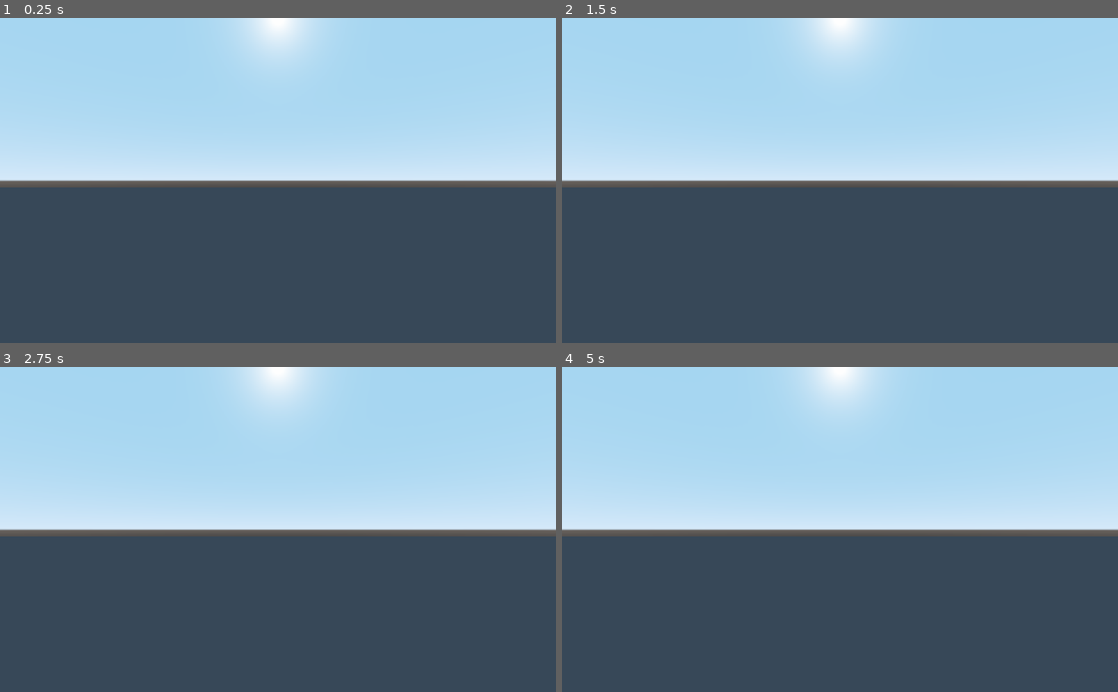
Above: before the commit, frames 1-4 (two rows, left to right).
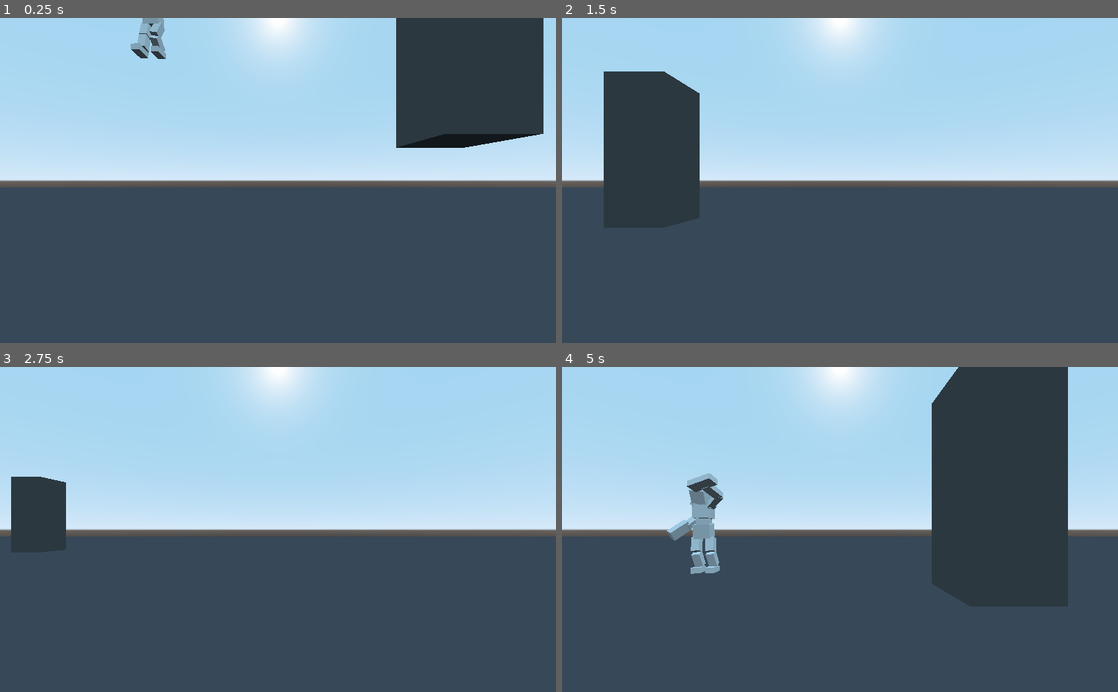
Above: after the commit, the same moments.

Repository: Schonn/GodotActiveRagdoll
Game: Godot game, scene res://Environments/BaseWorld.tscn
Same seed, same stepped clock (60 frames per second), same inputs: the game is played once before the commit and once after it.
Inputs (mouse positions are in pixels of both pictures, inside the frame that each line leads up to):
- Up to frame 1 (0.25 s): no input
- Up to frame 2 (1.5 s): move the mouse to (962, 164) at 0.52 s; hold D (gred_straferight) 0.53-1.28 s; hold Right mouse button (gred_playerpickup) 0.53-1.28 s; move the mouse to (728, 196) at 1.27 s; hold S (gred_backwards) from 1.28 s (still down); click (728, 196) at 1.35 s
- Up to frame 3 (2.75 s): move the mouse to (333, 458) at 2.02 s; release S (gred_backwards) at 2.03 s; hold D (gred_straferight) from 2.03 s (still down); hold Right mouse button (gred_playerpickup) from 2.03 s (still down)
- Up to frame 4 (5 s): move the mouse to (812, 594) at 2.77 s; release D (gred_straferight) at 2.78 s; release Right mouse button (gred_playerpickup) at 2.78 s; hold W (gred_forwards) 2.78-3.53 s; click (812, 594) at 2.85 s; tap Enter at 3.5 s; move the mouse to (1006, 578) at 3.52 s; hold Right mouse button (gred_playerpickup) 3.53-4.28 s; hold A (gred_strafeleft) from 3.53 s (still down); move the mouse to (673, 480) at 4.27 s; click (673, 480) at 4.35 s

The runs differ from the first frame. In frame 1, 11% of the frame differs, in the area x 23-98%, y 0-40%; in frame 2, 7.3%; in frame 3, 2.0%; in frame 4, 18%, in the area x 18-91%, y 0-74%.
Error in both runs: Invalid call to function 'project_position' in base 'Camera'. Expected 2 arguments. (res://Objects/Characters/Player/Player.gd:37)

Commit message:
updated scene for better demo

Diff:
--- a/charactersim/Environments/BaseWorld.tscn
+++ b/charactersim/Environments/BaseWorld.tscn
@@ -1,10 +1,11 @@
-[gd_scene load_steps=11 format=2]
+[gd_scene load_steps=12 format=2]
 
 [ext_resource path="res://Environments/BaseWorld.gd" type="Script" id=1]
 [ext_resource path="res://Objects/Characters/Player/Player.tscn" type="PackedScene" id=2]
 [ext_resource path="res://Objects/Props/Abacus/Abacus.tscn" type="PackedScene" id=3]
 [ext_resource path="res://Objects/Characters/BaseCharacter/baseCharacter.tscn" type="PackedScene" id=4]
 [ext_resource path="res://Objects/Props/baseTarget.tscn" type="PackedScene" id=5]
+[ext_resource path="res://Objects/Props/SimplePillar.tscn" type="PackedScene" id=6]
 
 [sub_resource type="BoxShape" id=1]
 
@@ -74,4 +75,16 @@
 transform = Transform( 1, 0, 0, 0, 1, 0, 0, 0, 1, -13.8393, 16.6588, 15.3776 )
 
 [node name="baseTarget" parent="." instance=ExtResource( 5 )]
-transform = Transform( 1, 0, 0, 0, 1, 0, 0, 0, 1, -13.4298, 7.60129, 5.82101 )
+transform = Transform( 1, 0, 0, 0, 1, 0, 0, 0, 1, -36.4542, 7.55676, -5.54499 )
+
+[node name="baseTarget2" parent="." instance=ExtResource( 5 )]
+transform = Transform( 1, 0, 0, 0, 1, 0, 0, 0, 1, 9.31166, 7.63383, 10.7394 )
+
+[node name="BaseCharacter2" parent="." instance=ExtResource( 4 )]
+transform = Transform( 1, 0, 0, 0, 1, 0, 0, 0, 1, -11.4168, 18.6089, -7.0299 )
+
+[node name="SimplePillar" parent="." instance=ExtResource( 6 )]
+transform = Transform( 1, 0, 0, 0, 1, 0, 0, 0, 1, 6.70046, 11.5437, -1.2653 )
+
+[node name="SimplePillar2" parent="." instance=ExtResource( 6 )]
+transform = Transform( 1, 0, 0, 0, 1, 0, 0, 0, 1, -29.4513, 11.3684, 4.54376 )
